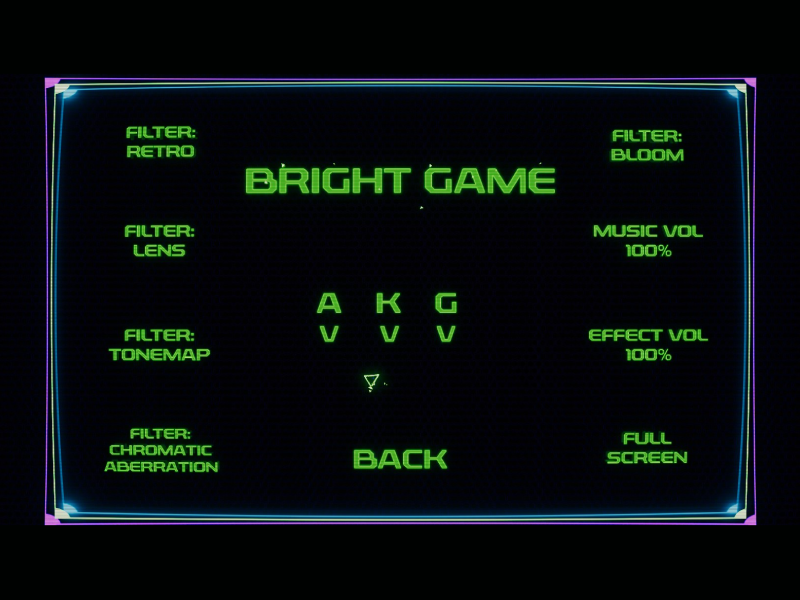
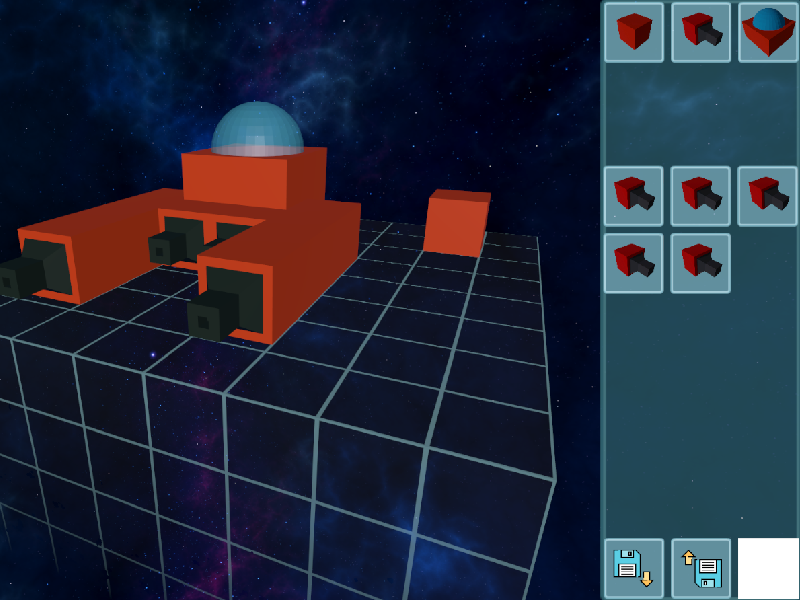
Comparing the layer stacks of the two 800 × 600 images. Changes:
added layer "celestial-drive" above "trought the depths" over [0, 0, 800, 600]
added layer "trought the depths" above "humblegamle" over [0, 0, 800, 600]
added layer "humblegamle" above "boolingan" over [0, 0, 783, 600]
hid "brightgame" over [0, 0, 800, 600]
hid "nxo" over [0, 0, 800, 600]
hid "dungeon rush" over [0, 0, 800, 600]
hid "poncho" over [0, 0, 800, 600]
hid "shinobi" over [0, 0, 800, 600]
hid "watertogheter" over [0, 0, 800, 600]
hid "suregs" over [0, 0, 800, 600]
hid "viktorStoneheart" over [0, 0, 800, 600]
hid "w40k_tlm" over [0, 0, 800, 600]
added layer "_a_frm6,60" above "background" over [0, 0, 800, 600]
showed "background" over [0, 0, 800, 600]